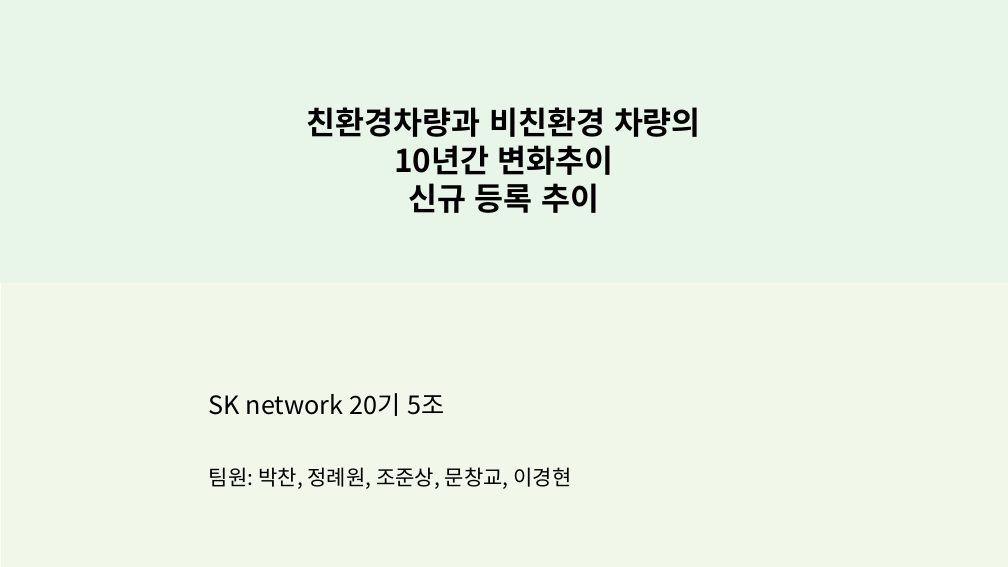
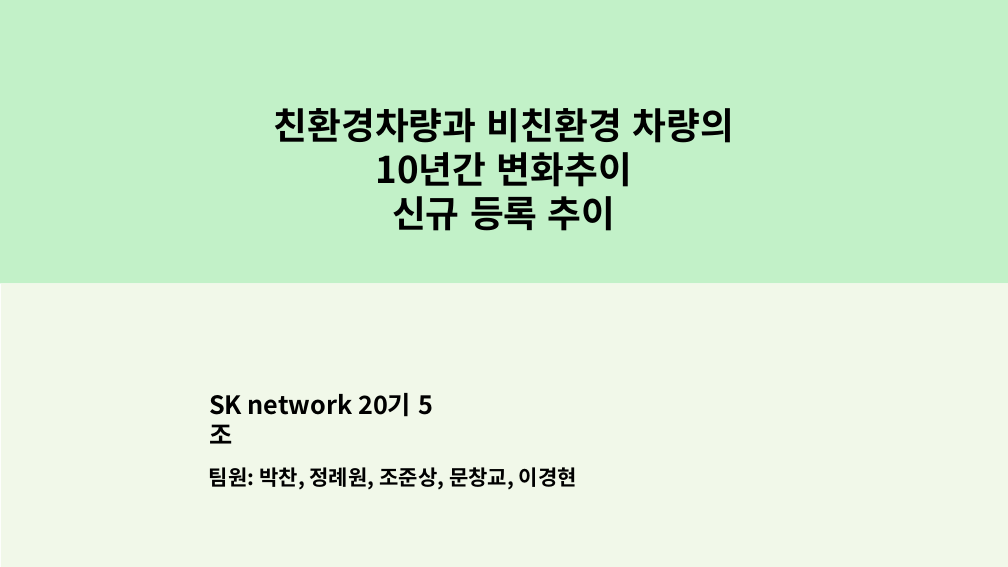
Before and after one commit to SKNETWORKS-FAMILY-AICAMP/SKN20-1ST-5TEAM-, a slide deck: slide 1 of 발표/5조최종.pptx. Drawn at 1008x567 pixels with LibreOffice and Linux fonts; fonts in the diff are those of the drawing. Boxes give left, top, right and bottom in pixels: in the first picture for what was removed or moved away, otherwise in the second. Text is boxed around its words. In the diff, an @@ line names an element or a change of style, - is before the commit and + after.

```diff
--- a/발표/5조최종.pptx
+++ b/발표/5조최종.pptx
@@ rectangle at (x1=0, y1=0, x2=1008, y2=284): fill #E8F5E9 to #C2F1C8 @@
@@ text "친환경차량과 비친환경 차량의" at (x1=274, y1=108, x2=733, y2=231): size 30 to 35 pt @@
@@ text "SK network 20기 5조" at (x1=209, y1=393, x2=411, y2=417): bold on @@
@@ text "팀원: 박찬, 정례원, 조준상, 문창교, ..." at (x1=209, y1=467, x2=577, y2=489): bold on @@
```
Also in this commit, not shown: 16 other slides changed, 1 slide added.
